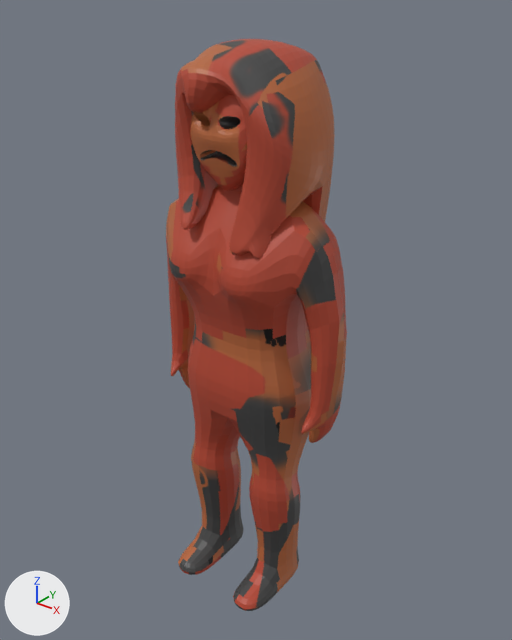
The FBX model content/assets/vanilla/pelagma.fbx, before and after one commit.
Rendered twice from a 50 mm lens placed at (0.00895, -0.01139, 0.01416), pointed at (-0.00022, 0.00007, 0.00705). Arrows for +X, +Y and +Z are at lower left; the lights stay in place. The older version comes first. Where no turn or scale is listed for an object, it has been applied to the vertices.

Names of what the first picture shows: 'Body', 'Hair', 'Head'.
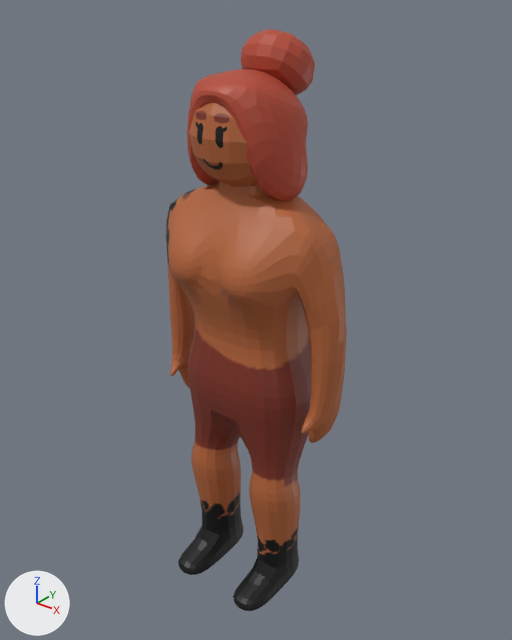
The newer file is also turned or shifted as a whole; pictures and numbers use the older file's frame.

Where the change shows, as pixel boxes (x1, y1, x2, y2) in the pictures (512 x 640 px):
'Hair', reshaped: before (175, 39, 335, 258); after (187, 69, 308, 201)
'Head', reshaped: before (190, 95, 247, 191); after (189, 103, 258, 187)
'Bun', added (red): after (241, 29, 315, 95)
part 2 of me_cube, surface changed: (166, 185, 346, 611) in both

Diff of the bpy script that builds the scene:
```diff
--- a/content/assets/vanilla/pelagma.fbx.py
+++ b/content/assets/vanilla/pelagma.fbx.py
@@ me_cube_001 @@
 # used by ob_head; location = (0.0, 0.0, 0.0)
-me_cube_001.from_pydata(...)  # 834 vertices, 832 faces; spans x -0.00097..0.00082, y -0.00143..0.0005, z 0.01034..0.01253
+me_cube_001.from_pydata(...)  # 98 vertices, 96 faces; spans x -0.00121..0.001, y -0.00151..0.0007, z 0.01031..0.01251
+# me_cube_001 part 1: 834 vertices removed from x -0.00097..0.00082, y -0.00143..0.0005, z 0.01034..0.01253; 98 vertices added at x -0.00121..0.001, y -0.00151..0.0007, z 0.01031..0.01251
 me_cube_001.materials.append(mat_material)
@@ me_cube @@
 me_cube.from_pydata(...)  # 2642 vertices, 2648 faces; spans x -0.00255..0.00233, y -0.00192..0.00104, z 0.00015..0.01092
 # used by ob_body; location = (0.0, 0.0, 0.0)
+# me_cube part 2: texture (UV) coordinates of 2648 of 2648 faces, centred in x -0.00252..0.0023, y -0.00189..0.00101, z 0.00016..0.01091, changed; they spanned u 0.0..0.98, v 0.0..0.99 and now span u 0.19..0.95, v 0.0..0.96
 me_cube.materials.append(mat_material)
@@ me_cube_002 @@
 # used by ob_hair; location = (0.0, 0.0, 0.0)
-me_cube_002.from_pydata(...)  # 1602 vertices, 1600 faces; spans x -0.0015..0.00156, y -0.00173..0.00177, z 0.00722..0.01307
+me_cube_002.from_pydata(...)  # 514 vertices, 512 faces; spans x -0.0014..0.00118, y -0.00138..0.00084, z 0.01014..0.01255
+# me_cube_002 part 3: 1602 vertices removed from x -0.0015..0.00156, y -0.00173..0.00177, z 0.00722..0.01307; 514 vertices added at x -0.0014..0.00118, y -0.00138..0.00084, z 0.01014..0.01255
 me_cube_002.materials.append(mat_material)
@@ me_cube_005 @@
+me_cube_005.from_pydata(...)  # 98 vertices, 96 faces; spans x -0.00076..0.00076, y -0.00008..0.00134, z 0.0119..0.01322
+me_cube_005.materials.append(mat_material)  # picture img_pelagma_png
@@ ob_bun @@
+ob_bun = bpy.data.objects.new('Bun', me_cube_005)
+ob_bun.location = (-0.00011, 0.0, 0.0)
```
